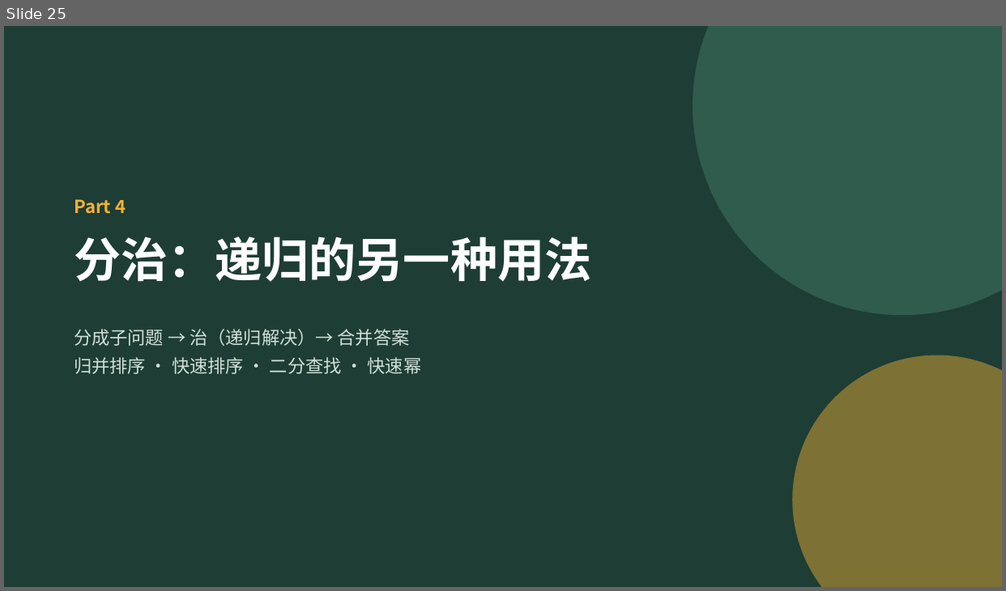
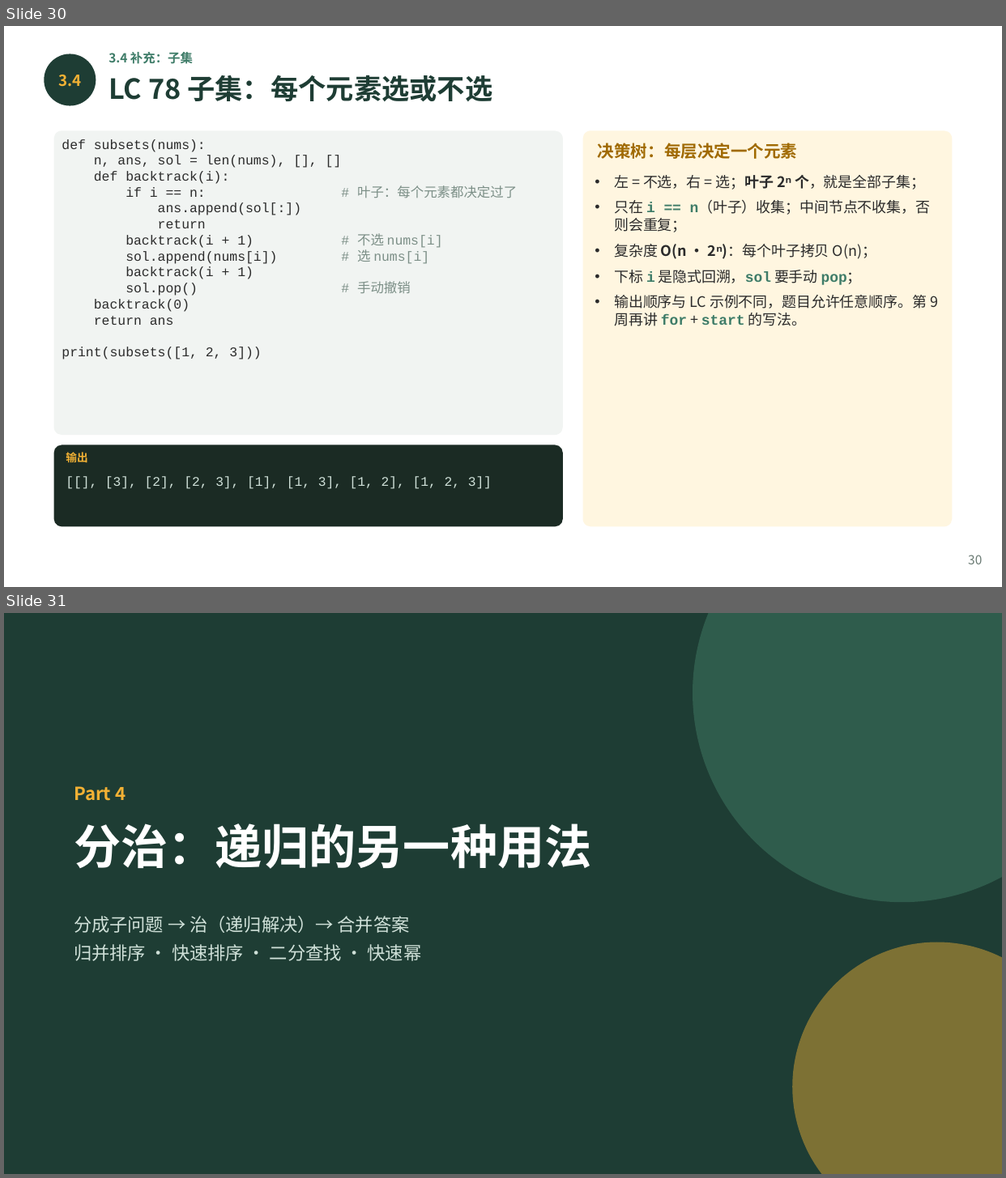
Before and after one commit to GMyhf/2026fall-cs101, a slide deck: courseware/202610_ADS_W08_Recursion.pptx. Shown one above the other, each under a label of ours: slide 25 before the commit, slides 30 and 31 after it. The pictures are 1006x591 and 1006x1178 pixels, drawn with LibreOffice and Linux fonts; fonts in the diff are those of the drawing. Boxes give left, top, right and bottom in pixels: in the first picture for what was removed or moved away, otherwise in the second. Text is boxed around its words. In the diff, an @@ line names an element or a change of style, - is before the commit and + after.

```diff
--- a/courseware/202610_ADS_W08_Recursion.pptx
+++ b/courseware/202610_ADS_W08_Recursion.pptx
@@ slide 30 added at box(4, 26, 1002, 587), background #FFFFFF @@
@@ ellipse added at box(44, 54, 96, 106), fill #1E3D34 @@
@@ text added at box(108, 52, 193, 64), 9 pt, text #3E7C68, bold @@
+3.4 补充：子集
@@ text added at box(58, 75, 81, 87), 11 pt, text #F2B134, bold @@
+3.4
@@ text added at box(108, 75, 492, 101), 20 pt, text #1E3D34, bold @@
+LC 78 子集：每个元素选或不选
@@ rounded rectangle added at box(54, 130, 563, 435), fill #F1F4F2 @@
@@ text added at box(62, 139, 517, 360), 9.6 pt, text #2B2B2B @@
+def subsets(nums):
+n, ans, sol = len(nums), [], []
+def backtrack(i):
+if i == n: # 叶子：每个元素都决定过了
+ans.append(sol[:])
+return
+backtrack(i + 1) # 不选 nums[i]
+sol.append(nums[i]) # 选 nums[i]
+backtrack(i + 1)
+sol.pop() # 手动撤销
+backtrack(0)
+return ans
+print(subsets([1, 2, 3]))
@@ rounded rectangle added at box(583, 130, 952, 527), fill #FFF6E0 @@
@@ text added at box(598, 143, 797, 159), 12 pt, text #A06A00, bold @@
+决策树：每层决定一个元素
@@ text added at box(614, 175, 938, 327), 10.5 pt, text #2B2B2B @@
+• 左 = 不选，右 = 选；叶子 2ⁿ 个，就是全部子集；
+• 只在 i == n（叶子）收集；中间节点不收集，否则会重复；
+• 复杂度 O(n · 2ⁿ)：每个叶子拷贝 O(n)；
+• 下标 i 是隐式回溯，sol 要手动 pop；
+• 输出顺序与 LC 示例不同，题目允许任意顺序。第 9 周再讲 for + start 的写法。
@@ rounded rectangle added at box(54, 445, 563, 527), fill #1B2B24 @@
@@ text added at box(66, 452, 87, 463), 8 pt, text #F2B134, bold @@
+输出
@@ text added at box(105, 476, 492, 489), 9.5 pt, text #CFE0D8 @@
+[[], [3], [2], [2, 3], [1], [1, 3], [1, 2], [1, 2, 3]]
@@ text added at box(968, 555, 982, 565), 9 pt, text #6B7B74 @@
+30
@@ what was slide 25 is now slide 31 @@
```
Also in this commit, not shown: 17 slides changed, 5 other slides added, 9 other files.
